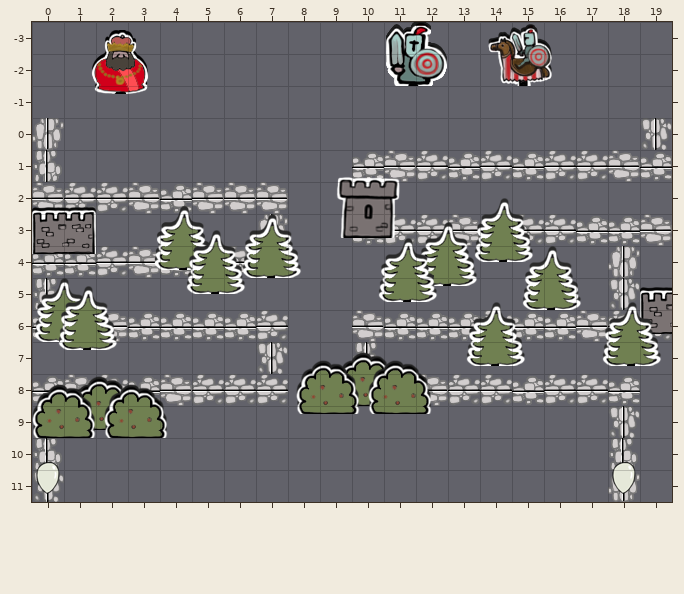
A Tiled map (JSON) gets an edit: dist/assets/maps/iphone.json. Above, as it was before the edit.
Cells are 32x32 px. Shown: x 0..19, y -3..11.
And afterwards:
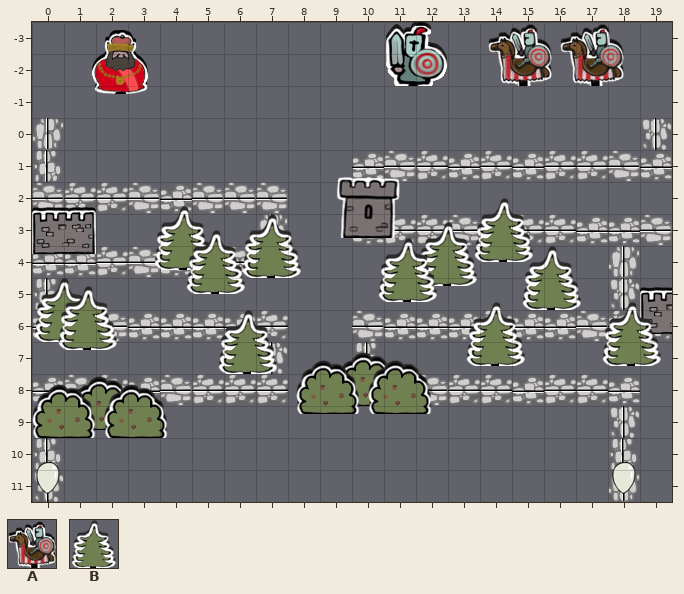
Key: from "Mobs": A 0 "knightOnHorse"; from "props": B 6 "tree".
Objects are placed by their top-left corner, in cells (3,4 is the top-left corner of cell 3,4); size is 1x1 cell unless given.
The commit says: Playtested the level. Started prep for spawner
Edits made:
Layer "mobs":
changed: A "MOB_HORSE" at 14.2,-3 size 2x2 -> A "MOB_HORSE" at 16.5,-3 size 2x2
Layer "props":
added: B "PROP_TREE" at 5.8,6 size 2x2
removed: B "PROP_TREE" at 3.8,2.8 size 2x2
Boxes around the changes in both pictures, in picture pixels (x1, y1, x2, y2):
old place: (488, 24, 552, 86)
new place: (560, 24, 624, 86)
removed: (154, 206, 209, 270)
added: (218, 310, 277, 374)
